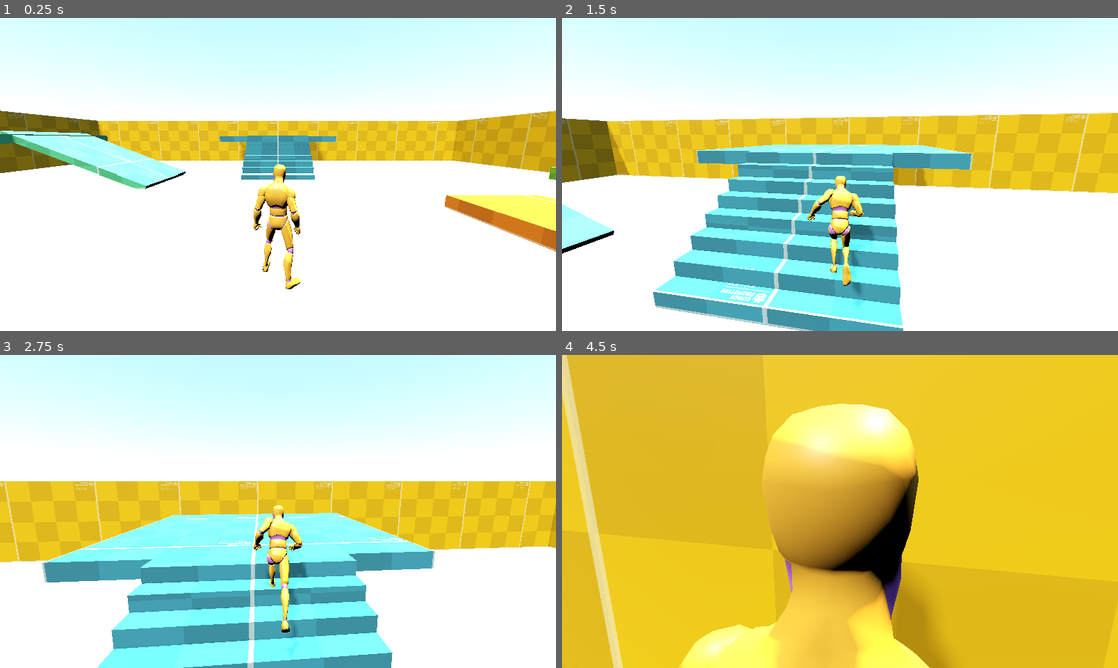
Above: before the commit, frames 1-4 (two rows, left to right).
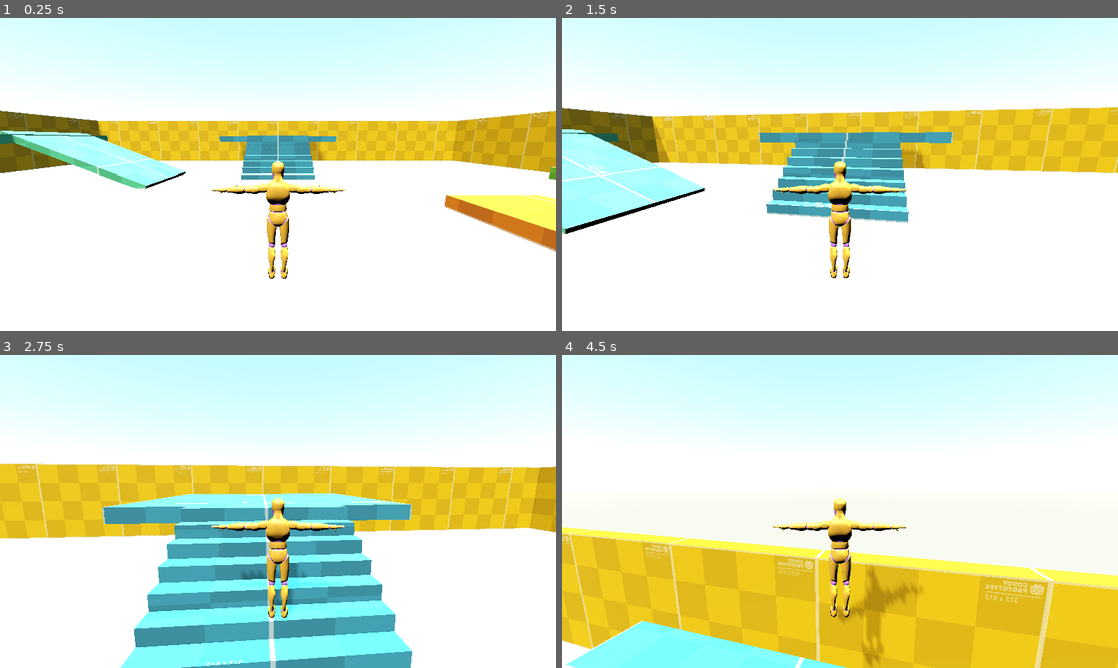
Above: after the commit, the same moments.

Repository: ar-bh/pvproguelike
Game: Godot game, scene res://main.tscn
Same seed, same stepped clock (60 frames per second), same inputs: the game is played once before the commit and once after it.
Inputs (mouse positions are in pixels of both pictures, inside the frame that each line leads up to):
- Up to frame 1 (0.25 s): no input
- Up to frame 2 (1.5 s): move the mouse to (867, 174) at 0.52 s; hold W (move_forward) from 0.53 s (still down); tap Space (jump) at 0.6, 0.77, 1.07, 1.35 s; move the mouse to (812, 174) at 1.27 s
- Up to frame 3 (2.75 s): keep holding W (move_forward); tap Space (jump) at 1.52, 1.82, 2.1 s; move the mouse to (289, 505) at 2.02 s
- Up to frame 4 (4.5 s): keep holding W (move_forward); move the mouse to (834, 517) at 2.77 s; tap Space (jump) at 2.85, 3.02, 3.32, 3.6, 3.77, 4.07, 4.35 s; move the mouse to (878, 514) at 3.52 s; move the mouse to (795, 508) at 4.27 s

The runs differ from the first frame. In frame 1, 2.0% of the frame differs, in the area x 38-62%, y 45-87%; in frame 2, 32%; in frame 3, 24%; in frame 4, 81%, in the area x 0-100%, y 0-100%.

Commit message:
animations deleted from player code but are there as functions in mannequin code

Diff:
--- a/player/mannequin.gd
+++ b/player/mannequin.gd
@@ -4,9 +4,6 @@
 
 @onready var _mannequin_mesh: MeshInstance3D = %MannequinMesh
 @onready var _anim: AnimationPlayer = $AnimationPlayer
-
-var _player: Player
-var _last_state: Player.State
 
 var gender: Mesh = preload("res://player/mannequin/m_mannequin.mesh"):
 	set = set_mannequin_gender
@@ -22,38 +19,28 @@
 	if _mannequin_mesh and gender:
 		_mannequin_mesh.mesh = gender
 
-	_player = get_parent() as Player
 
-func _physics_process(_delta: float) -> void:
-	if Engine.is_editor_hint() or _player == null:
-		return
-	_update_animation()
+func mannequin_idle() -> void:
+	_play(&"Idle", 0.12)
+
+
+func mannequin_sprint() -> void:
+	_play(&"Sprint", 0.1)
+
+
+func mannequin_jump_start() -> void:
+	_play(&"Jump_Start", 0.0)
+
+
+func mannequin_jump_loop() -> void:
+	_play(&"Jump_Loop", 0.0)
+
+
+func mannequin_jump_land() -> void:
+	_play(&"Jump_Land", 0.05)
+
 
 func _play(anim_name: StringName, blend_time: float) -> void:
 	if _anim == null or _anim.current_animation == anim_name:
 		return
 	_anim.play(anim_name, blend_time)
-
-func _update_animation() -> void:
-	var state := _player.state
-
-	if (
-		(_last_state == Player.State.JUMP or _last_state == Player.State.FALL)
-		and state != Player.State.JUMP
-		and state != Player.State.FALL
-	):
-		_play(&"Jump_Land", 0.08)
-		_last_state = state
-		return
-
-	match state:
-		Player.State.IDLE:
-			_play(&"Idle", 0.2)
-		Player.State.WALK:
-			_play(&"Sprint", 0.12)
-		Player.State.JUMP:
-			_play(&"Jump_Start" if _player.velocity.y > 0.0 else &"Jump_Loop", 0.05)
-		Player.State.FALL:
-			_play(&"Jump_Loop", 0.05)
-
-	_last_state = state
--- a/player/player.gd
+++ b/player/player.gd
@@ -13,6 +13,7 @@
 #region camera
 @export_group("Camera")
 @export_range(0.0, 1.0) var mouse_sensitivity := 0.25
+@export var turn_speed := 15.0
 
 var _camera_input_direction := Vector2.ZERO
 #endregion
@@ -21,15 +22,8 @@
 @export_group("Movement")
 @export var move_speed := 10.0
 @export var jump_velocity := 4.5
+@export var fall_gravity_multiplier := 2.5
 #endregion
-
-enum State {
-	IDLE,
-	WALK,
-	JUMP,
-	FALL,
-}
-var state: State = State.IDLE
 
 #region node variables
 @onready var _mannequin: Mannequin = $Mannequin
@@ -76,30 +70,15 @@
 
 	_apply_gravity(delta)
 	var direction := _get_move_direction()
-	_face_move_direction(direction, delta)
+	_face_camera(delta)
 
-	match state:
-		State.IDLE:
-			velocity.x = 0.0
-			velocity.z = 0.0
-		State.WALK, State.JUMP, State.FALL:
-			_move(direction, move_speed)
+	velocity.x = direction.x * move_speed
+	velocity.z = direction.z * move_speed
 
 	if Input.is_action_just_pressed("jump") and is_on_floor():
 		velocity.y = jump_velocity
 
 	move_and_slide()
-
-	if not is_on_floor():
-		state = State.JUMP if velocity.y > 0.0 else State.FALL
-	elif direction == Vector3.ZERO:
-		state = State.IDLE
-	else:
-		state = State.WALK
-
-func _move(direction: Vector3, move_speed: float) -> void:
-	velocity.x = direction.x * move_speed
-	velocity.z = direction.z * move_speed
 
 func _get_move_direction() -> Vector3:
 	var input := Input.get_vector("move_left", "move_right", "move_forward", "move_backward")
@@ -110,11 +89,22 @@
 	return Vector3.ZERO
 
 func _apply_gravity(delta: float) -> void:
-	if not is_on_floor():
-		velocity += get_gravity() * delta
+	if is_on_floor():
+		return
+	var gravity := get_gravity()
+	if velocity.y < 0.0:
+		gravity *= fall_gravity_multiplier
+	velocity += gravity * delta
 
-func _face_move_direction(direction: Vector3, delta: float) -> void:
-	if direction == Vector3.ZERO:
+func _face_camera(delta: float) -> void:
+	var look := -_camera.global_basis.z
+	look.y = 0.0
+	if look.length_squared() < 0.0001:
 		return
-	var target_yaw := atan2(direction.x, direction.z)
-	_mannequin.rotation.y = lerp_angle(_mannequin.rotation.y, target_yaw, 12.0 * delta)
+	look = look.normalized()
+	var target_yaw := atan2(look.x, look.z)
+	_mannequin.rotation.y = lerp_angle(
+		_mannequin.rotation.y,
+		target_yaw,
+		clampf(turn_speed * delta, 0.0, 1.0)
+	)
--- a/player/player.tscn
+++ b/player/player.tscn
@@ -13,6 +13,9 @@
 [node name="Player" type="CharacterBody3D" unique_id=1642979252]
 floor_snap_length = 0.2
 script = ExtResource("1_g1dw6")
+turn_speed = null
+move_speed = 6.0
+fall_gravity_multiplier = null
 
 [node name="Mannequin" parent="." unique_id=1818869941 instance=ExtResource("1_oul6g")]
 
